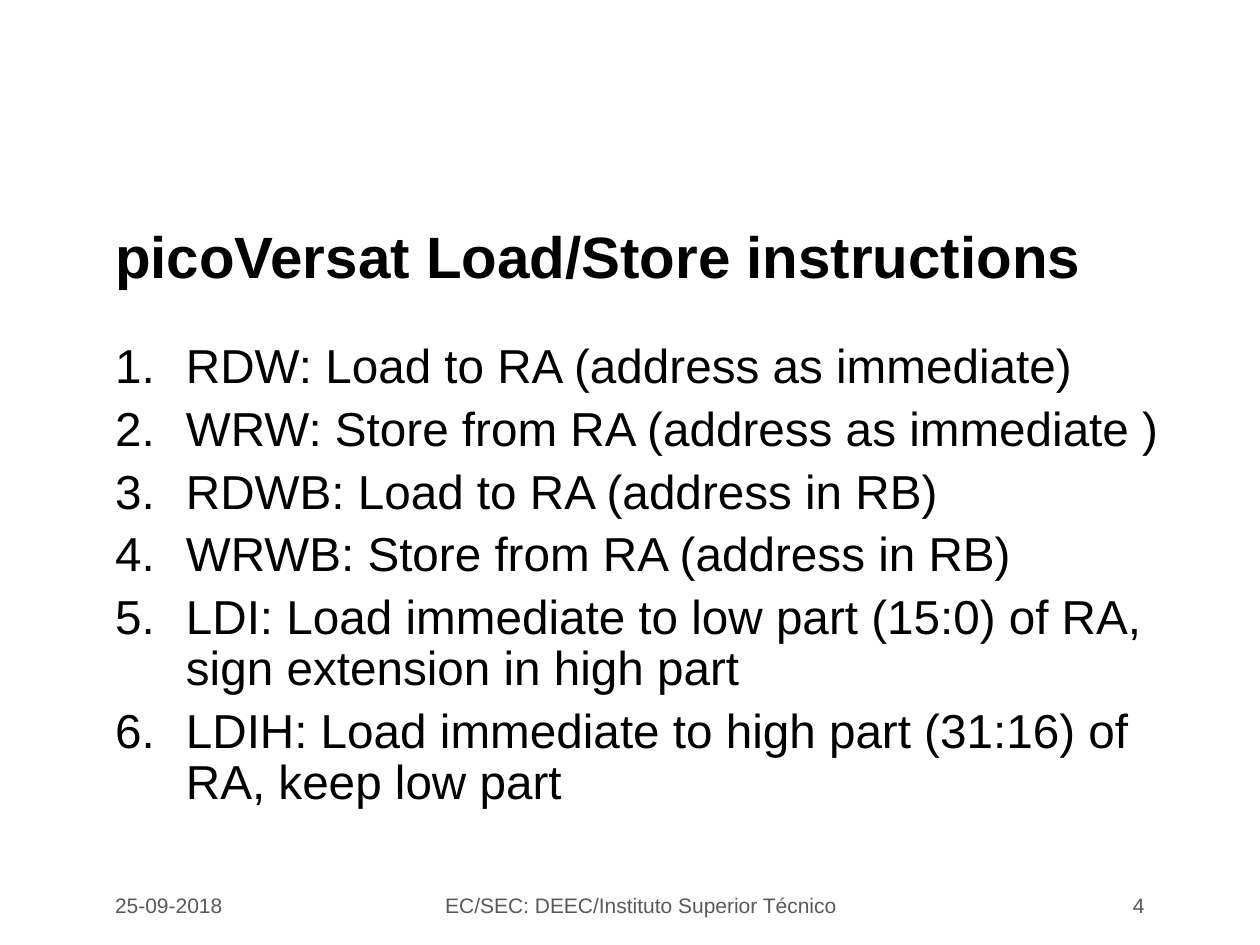
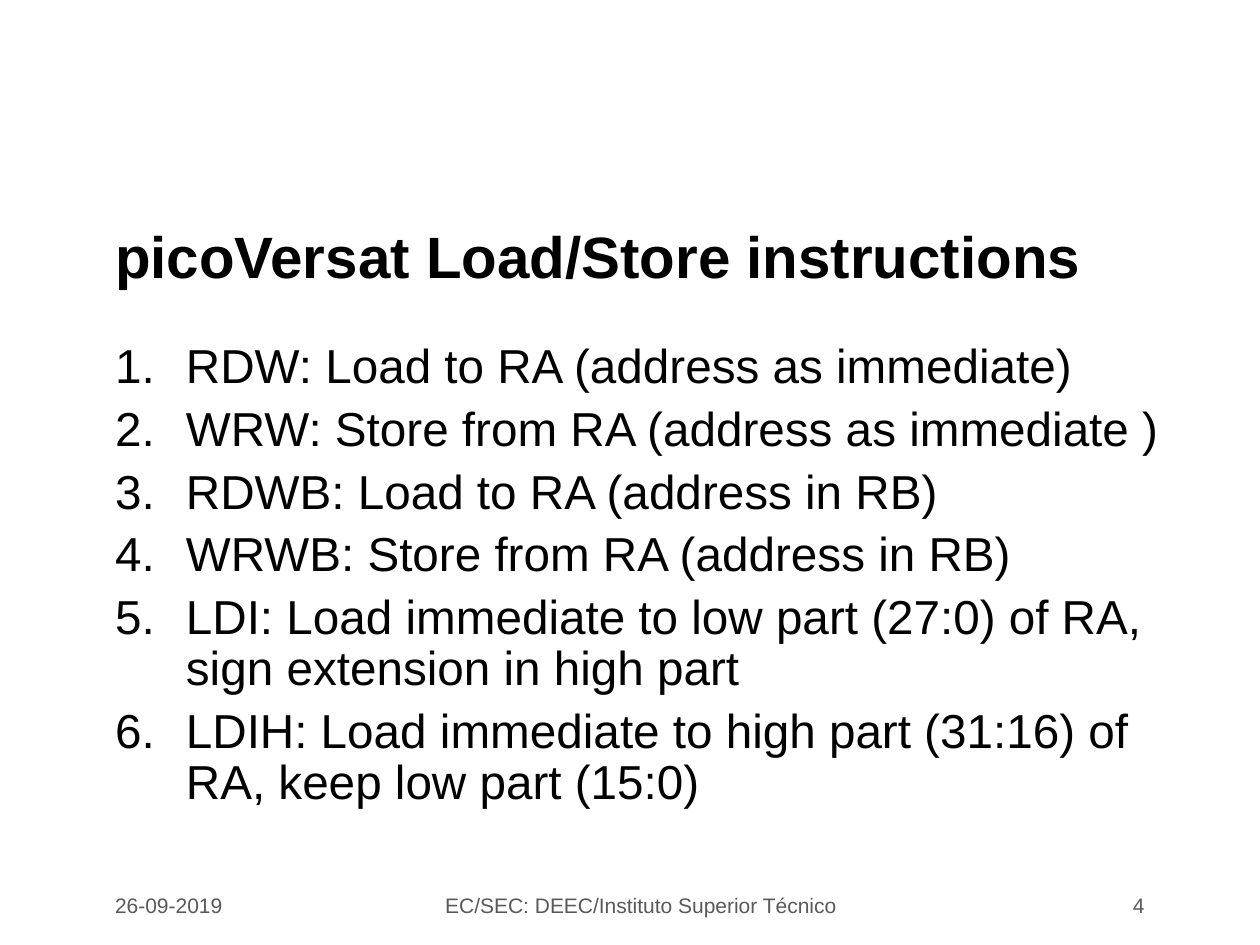
Before and after one commit to jjts/ist-sec, a slide deck: slide 4 of lectures/l3_picoVersat/l3.odp. Drawn at 1260x945 pixels with LibreOffice and Linux fonts; fonts in the diff are those of the drawing; background and template pictures are left out. Boxes give left, top, right and bottom in pixels: in the first picture for what was removed or moved away, otherwise in the second. Text is boxed around its words. In the diff, an @@ line names an element or a change of style, - is before the commit and + after.

```diff
--- a/lectures/l3_picoVersat/l3.odp
+++ b/lectures/l3_picoVersat/l3.odp
@@ text at (186,599,1141,809): text changed @@
-5. LDI: Load immediate to low part (15:0) of RA, sign extension in high part
-6. LDIH: Load immediate to high part (31:16) of RA, keep low part
+5. LDI: Load immediate to low part (27:0) of RA, sign extension in high part
+6. LDIH: Load immediate to high part (31:16) of RA, keep low part (15:0)
@@ text at (115,898,222,913): text changed @@
-25-09-2018
+26-09-2019
```
Also in this commit, not shown: 6 other slides changed, 2 other files.
